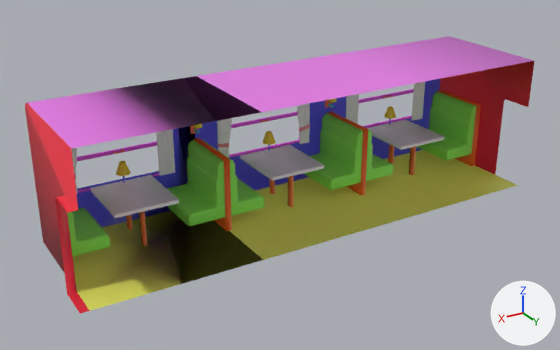
Renders of the glTF model Models/Wagon_01.glb from each side of a commit.
One viewpoint serves both versions: a 50 mm camera at (1.67, 6.64, 4.31) aimed at (-2.82, -0.85, 0.56). The axes (+X, +Y, +Z) are drawn at lower right. The lights are the same throughout. The first picture is the older version. Where no turn or scale is listed for an object, it has been applied to the vertices. Vertices at exactly the same position are counted once.

The first picture shows 'Wagon'.
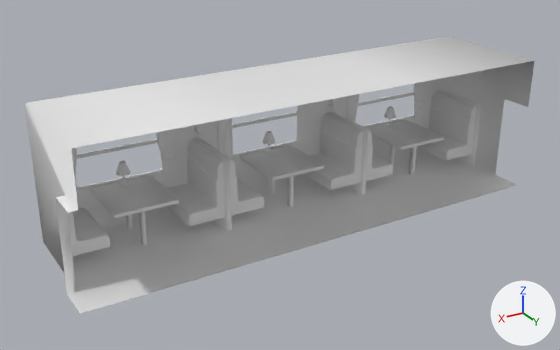
Pixel boxes [x1, y1, x2, y2] of what changed, in the pictures (560 x 350 px; the box of a moved part takes in the faces that stretch with it):
part 1 of me_cube_052, moved or reshaped
    before: [346, 94, 359, 124]
    after: [297, 103, 311, 146]
part 2 of me_cube_052, moved or reshaped
    before: [299, 125, 310, 132]
    after: [161, 152, 174, 160]
part 3 of me_cube_052, moved or reshaped
    before: [297, 103, 310, 144]
    after: [156, 129, 174, 174]
part 4 of me_cube_052, moved or reshaped
    before: [217, 143, 229, 147]
    after: [414, 102, 424, 108]
part 5 of me_cube_052, added
    after: [346, 94, 359, 123]
part 6 of me_cube_052, reshaped
    before: [77, 118, 232, 193]
    after: [77, 118, 233, 190]
part 7 of me_cube_052, reshaped
    before: [359, 82, 425, 128]
    after: [358, 82, 425, 128]
part 8 of me_cube_052, recoloured (green to white)
    both: [67, 91, 476, 257]
part 9 of me_cube_052, recoloured
    both: [194, 90, 481, 231]
part 10 of me_cube_052, recoloured
    both: [126, 176, 293, 245]
part 11 of me_cube_052, recoloured
    both: [194, 98, 337, 128]
part 12 of me_cube_052, recoloured
    both: [190, 100, 332, 134]
part 13 of me_cube_052, recoloured
    before: [77, 93, 412, 193]
    after: [81, 92, 415, 158]
part 14 of me_cube_052, recoloured
    both: [116, 131, 276, 176]
part 15 of me_cube_052, recoloured
    both: [25, 61, 534, 314]
part 16 of me_cube_052, recoloured (pink to white)
    both: [27, 36, 534, 148]
part 17 of me_cube_052, recoloured
    both: [77, 79, 440, 227]
part 18 of me_cube_052, recoloured (yellow to white)
    both: [229, 150, 517, 260]

What changed in the scene script:
```text
Change me_cube_052:
    remove me_cube_052.from_pydata(...)  # 3405 vertices, 5072 faces; spans x -6.1..0.0, y -1.72..0.0, z -0.01..1.74
    remove me_cube_052.materials.append(mat_lampe_wall_tube)  # blue #736fe7
    remove me_cube_052.materials.append(mat_lampe_wall_foot)  # cyan #3ce2e7
    remove me_cube_052.materials.append(mat_handle_window)  # red #e7644a
    remove me_cube_052.materials.append(mat_uv_grid)  # white #e7e7e7
    remove me_cube_052.materials.append(mat_curtain_box)  # white #e7e7e7
    remove me_cube_052.materials.append(mat_curtain_box_in)  # yellow #e4e721
    remove me_cube_052.materials.append(mat_lampe_tube)  # blue #6c60e7
    remove me_cube_052.materials.append(mat_lampe_foot)  # white #e7e7e7
    remove me_cube_052.materials.append(mat_curtains_01)  # white #e7e7e7
    remove me_cube_052.materials.append(mat_curtains_02)  # pink #e78690
    remove me_cube_052.materials.append(mat_luggage_rack)  # white #e7e7e7
    add me_cube_052.from_pydata(...)  # 3558 vertices, 5348 faces; spans x -6.1..0.0, y -1.72..0.0, z -0.01..1.74
    me_cube_052 part 1: the loose piece of 70 vertices spanning x -4.61..-4.39, y -1.69..-1.68, z 0.51..1.26 is moved by (0.8, 0.0, 0.01), in mat_table_up (white #e7e7e7)
    me_cube_052 part 2: the loose piece of 14 vertices spanning x -3.8..-3.63, y -1.7..-1.67, z 0.71..0.79 is moved by (2.0, 0.0, 0.0), in mat_table_up (white #e7e7e7)
    me_cube_052 part 3: the loose piece of 175 vertices spanning x -3.8..-3.57, y -1.69..-1.68, z 0.53..1.28 is moved by (2.0, 0.0, 0.0), in mat_table_up (white #e7e7e7)
    me_cube_052 part 4: the loose piece of 14 vertices spanning x -2.57..-2.4, y -1.7..-1.67, z 0.7..0.78 is mirrored in x about its middle, then moved by (-3.23, 0.0, 0.0), in mat_table_up (white #e7e7e7)
    me_cube_052 part 5: the loose piece of 175 vertices spanning x -2.63..-2.4, y -1.69..-1.68, z 0.52..1.27 is copied, and the copy is moved by (-2.0, 0.0, 0.01), in mat_table_up (white #e7e7e7); it spans x -4.63..-4.41, y -1.69..-1.68, z 0.53..1.28
    me_cube_052 part 6: 53 vertices moved from x -2.62..-0.52, y -1.72..-1.68, z 0.52..1.27 to x -2.61..-0.52, y -1.72..-1.68, z 0.52..1.27; 273 vertices removed from x -2.63..-0.52, y -1.72..-1.68, z 0.52..1.27; 98 vertices added at x -2.62..-0.52, y -1.72..-1.68, z 0.52..1.28
    me_cube_052 part 7: 40 vertices moved from x -5.81..-4.38, y -1.72..-1.54, z 0.52..1.36 to x -5.82..-4.39, y -1.72..-1.54, z 0.52..1.36; 41 vertices removed from x -5.81..-4.38, y -1.72..-1.54, z 0.52..1.36; 146 vertices added at x -5.82..-4.39, y -1.72..-1.54, z 0.52..1.36
    me_cube_052 part 8: 824 faces spanning x -6.07..-0.13, y -1.67..-0.85, z 0.17..0.91 switch from mat_bench (green #87e752) to mat_table_up (white #e7e7e7)
    me_cube_052 part 9: 20 faces spanning x -6.1..-0.1, y -1.67..-0.83, z -0.01..0.92 switch from mat_wood_bench (orange #e76100) to mat_table_up (white #e7e7e7)
    me_cube_052 part 10: 28 faces spanning x -3.12..-1.08, y -1.54..-1.01, z 0.0..0.51 switch from mat_table_foot (orange #e76f31) to mat_table_up (white #e7e7e7)
    me_cube_052 part 11: 60 faces spanning x -4.15..-2.05, y -1.69..-1.54, z 1.01..1.18 switch from mat_lampe_wall_up (yellow #e7df1d) to mat_table_up (white #e7e7e7)
    me_cube_052 part 12: 92 faces spanning x -4.16..-2.04, y -1.7..-1.69, z 0.97..1.16 switch from mat_lampe_wall_wood (orange #e76b48) to mat_table_up (white #e7e7e7)
    me_cube_052 part 13: 444 faces spanning x -5.68..-0.52, y -1.72..-1.69, z 0.55..1.28 switch from mat_window (pink #e551e7) to mat_table_up (white #e7e7e7)
    me_cube_052 part 14: 80 faces spanning x -3.19..-1.01, y -1.68..-1.5, z 0.7..0.84 switch from mat_lampe_up (yellow #e7cb2c) to mat_table_up (white #e7e7e7)
    me_cube_052 part 15: 32 faces spanning x -6.1..0.0, y -1.7..0.0, z 0.0..1.74 switch from mat_wagon_enter (red #e72639) to mat_table_up (white #e7e7e7)
    me_cube_052 part 16: 30 faces spanning x -6.1..-0.1, y -1.7..0.0, z 1.6..1.74 switch from mat_wagon_roof (pink #e77ae7) to mat_table_up (white #e7e7e7)
    me_cube_052 part 17: 24 faces spanning x -6.1..-0.1, y -1.7, z 0.0..1.6 switch from mat_wagon_wall (blue #514de7) to mat_table_up (white #e7e7e7)
    me_cube_052 part 18: 5 faces spanning x -6.1..-2.1, y -1.7..0.0, z 0.0 switch from mat_wagon_floor (yellow #e3e760) to mat_table_up (white #e7e7e7)
    other edits to the shape of me_cube_052 do not show in these pictures
```
